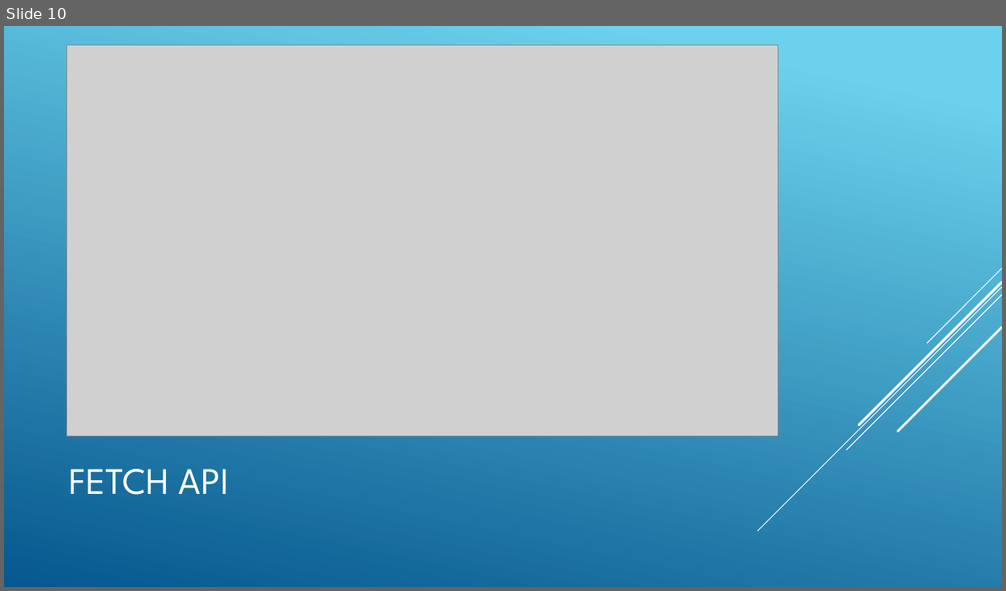
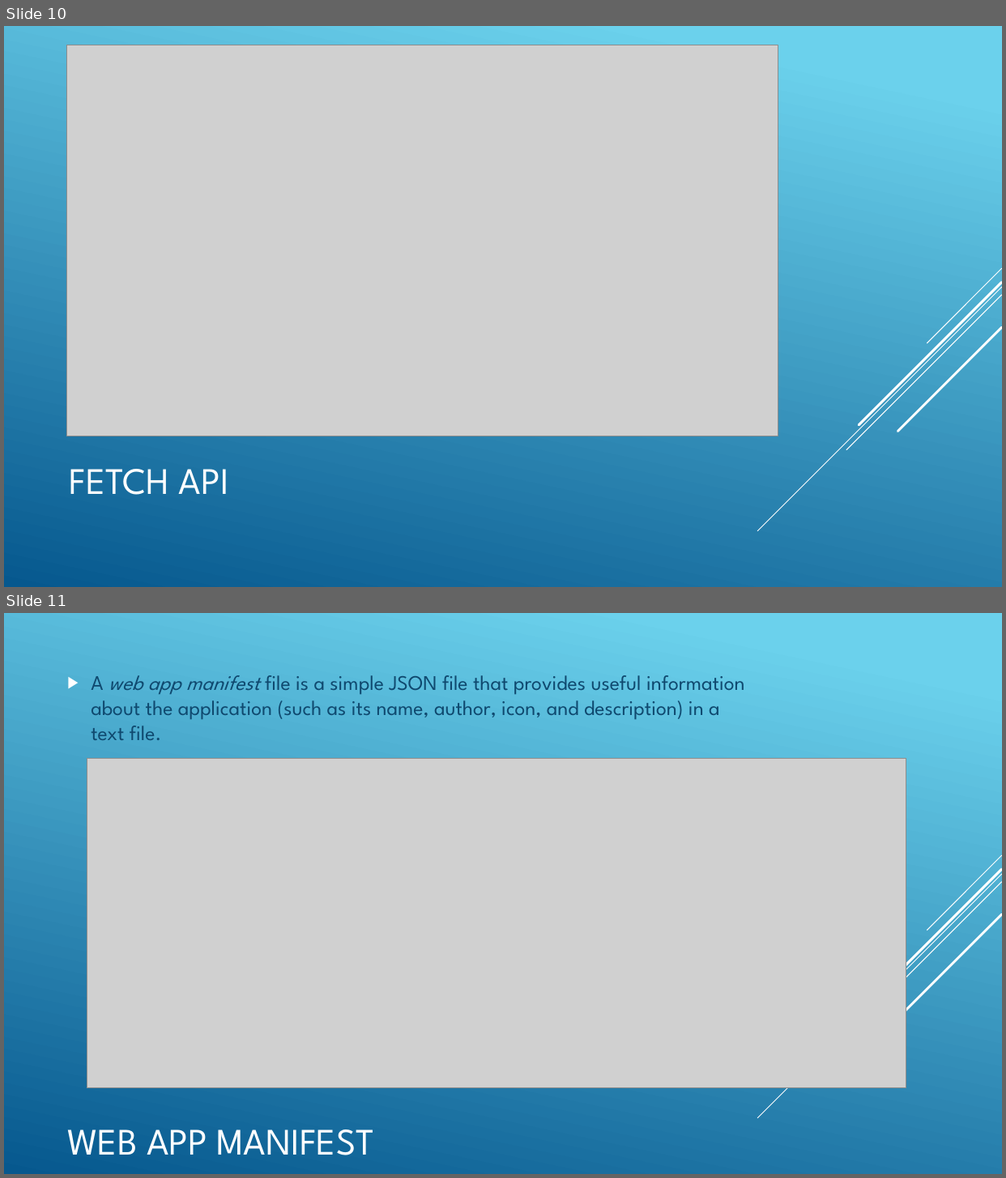
Before and after one commit to ngohungphuc/Presentation, a slide deck: Progressive Web App/PWA.pptx. Shown one above the other, each under a label of ours: slide 10 before the commit, slides 10 and 11 after it. The pictures are 1006x591 and 1006x1178 pixels, drawn with LibreOffice and Linux fonts; fonts in the diff are those of the drawing; grey boxes stand for pictures. Boxes give left, top, right and bottom in pixels: in the first picture for what was removed or moved away, otherwise in the second. Text is boxed around its words. In the diff, an @@ line names an element or a change of style, - is before the commit and + after.

Commit message:
update

```diff
--- a/Progressive Web App/PWA.pptx
+++ b/Progressive Web App/PWA.pptx
@@ slide 11 added at (4, 613, 1002, 1174), background gradient #6ED2EB to #06588E; not listed: 5 template elements that a slide beside it also shows @@
@@ text added at (91, 675, 745, 740), 20 pt, text #0F496F @@
+▶ A web app manifest file is a simple JSON file that provides useful information about the application (such as its name, author, icon, and description) in a text file.
@@ picture added at (87, 758, 907, 1088) @@
@@ title added at (67, 1130, 374, 1156), 36 pt, text #FFFFFF @@
+WEB APP MANIFEST
```
